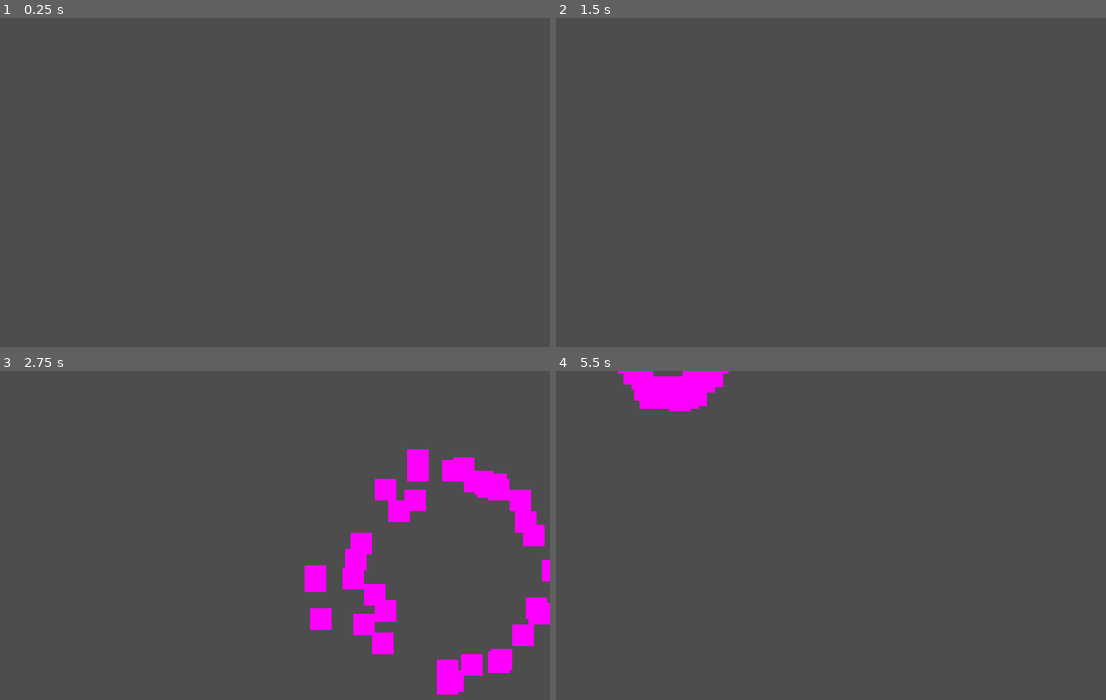
Above: before the commit, frames 1-4 (two rows, left to right).
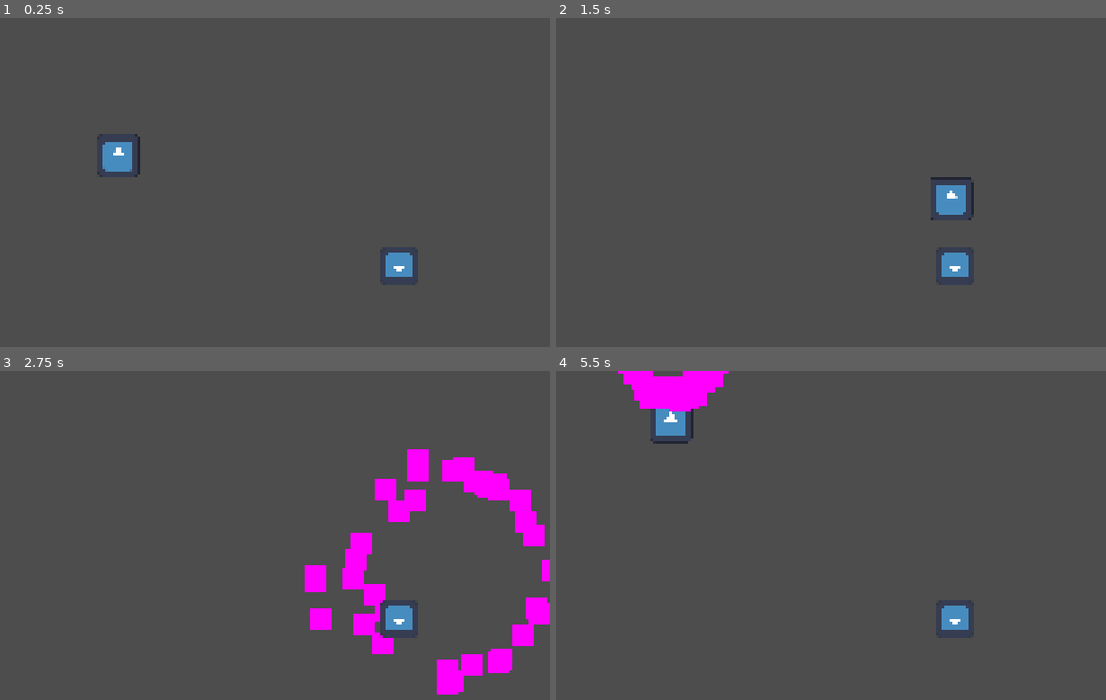
Above: after the commit, the same moments.

Repository: Gabriel-Bessa2/taca-la-foga
Game: Godot game, scene res://stages/test_level.tscn
Same seed, same stepped clock (60 frames per second), same inputs: the game is played once before the commit and once after it. The engine's default icon, where the game draws it, is replaced by a stand-in: a white triangle on a blue panel in a dark square.
Inputs:
- Up to frame 1 (0.25 s): no input
- Up to frame 2 (1.5 s): tap Enter at 0.5 s; hold Right (right) 0.53-1.28 s; tap X (cash_parry) at 0.6 s; hold Down (down) from 1.28 s (still down); tap Z (flamethrower) at 1.35 s
- Up to frame 3 (2.75 s): tap Space at 2 s; release Down (down) at 2.03 s; hold Right (right) from 2.03 s (still down); tap X (cash_parry) at 2.1 s
- Up to frame 4 (5.5 s): release Right (right) at 2.78 s; hold Up (up) 2.78-3.53 s; tap Z (flamethrower) at 2.85, 4.35 s; tap Enter at 3.5 s; hold Left (left) 3.53-5.03 s; tap X (cash_parry) at 3.6, 5.1 s; tap Space at 5 s; hold Down (down) from 5.03 s (still down)

The runs differ from the first frame. In frame 1, 0.9% of the frame differs, in the area x 17-76%, y 35-82%; in frame 2, 1.0%, in the area x 68-76%, y 48-82%; in frame 3, 0.5%; in frame 4, 0.9%.
Error after the commit: Invalid access to property or key 'position' on a base object of type 'Nil'. (res://Enemies/enemy.gd:42)

Commit message:
Enemy pathfinding + hitbox + hurtbox

Diff:
--- a/Enemies/enemy.gd
+++ b/Enemies/enemy.gd
@@ -1,15 +1,80 @@
 class_name Enemy
 extends CharacterBody2D
 
-var health: int
-var moneyDrop: int
+@export var health: int = 10
+@export var moneyDrop: int = 1
+@export var dmg: int = 1
+@export var speed: int = 50
 var moneyMultiplier: int = 1
-var isAttacking: bool = false
-var state: String
+
+enum ENEMY_STATES {ALIVE, FOLLOWING, DEAD, HURT, LOAD_ATTACK, ATTACKING}
+var current_state: ENEMY_STATES
+
+@onready var navigation_agent: NavigationAgent2D = $NavigationAgent2D
+@export var target: Player
+
+@export var sight_range: float = 100
+@export var attack_range: float = 30
+
+@onready var timer: Timer = $Timer
+
+func _ready():
+	current_state = ENEMY_STATES.ALIVE
+	navigation_agent.path_desired_distance = attack_range
+	navigation_agent.target_desired_distance = attack_range
+
+func _process(delta):
+	match current_state:
+		ENEMY_STATES.ALIVE:
+			pass
+		ENEMY_STATES.FOLLOWING:
+			pass
+		ENEMY_STATES.DEAD:
+			pass
+		ENEMY_STATES.HURT:
+			pass
+		ENEMY_STATES.ATTACKING:
+			pass
+
+func _physics_process(delta):
+	match current_state:
+		ENEMY_STATES.ALIVE:
+			if(position.distance_to(target.position) < sight_range):
+				current_state = ENEMY_STATES.FOLLOWING
+		ENEMY_STATES.FOLLOWING:
+			handle_navigation()
+		ENEMY_STATES.DEAD:
+			pass
+		ENEMY_STATES.HURT:
+			pass
+		ENEMY_STATES.LOAD_ATTACK:
+			pass
+		ENEMY_STATES.ATTACKING:
+			#print("Attack")
+			current_state = ENEMY_STATES.FOLLOWING
+
+func handle_navigation() -> void:
+	call_deferred("actor_setup")
+	if (!navigation_agent.is_navigation_finished()):
+		var current_agent_position: Vector2 = global_position
+		var next_path_position: Vector2 = navigation_agent.get_next_path_position()
+
+		velocity = current_agent_position.direction_to(next_path_position) * speed
+		move_and_slide()
+	elif (navigation_agent.is_target_reached()):
+		current_state = ENEMY_STATES.LOAD_ATTACK
+		timer.start()
+
+func actor_setup():
+	await get_tree().physics_frame
+	set_movement_target(target.position)
+
+func set_movement_target(movement_target: Vector2):
+	navigation_agent.target_position = movement_target
 
 func damage(damageTaken: int):
 	health = max(health - damageTaken, 0)
 	if health == 0:
-		state = "dead"
+		current_state = ENEMY_STATES.DEAD
 	else:
-		state = "hurt"
+		current_state = ENEMY_STATES.HURT
--- /dev/null
+++ b/Enemies/scripts/CharacterBody2D.gd
@@ -0,0 +1,35 @@
+extends CharacterBody2D
+
+var movement_speed: float = 200.0
+var movement_target_position: Vector2 = Vector2(68.0,58.0)
+
+@onready var navigation_agent: NavigationAgent2D = $NavigationAgent2D
+
+func _ready():
+	# These values need to be adjusted for the actor's speed
+	# and the navigation layout.
+	navigation_agent.path_desired_distance = 4.0
+	navigation_agent.target_desired_distance = 4.0
+
+	# Make sure to not await during _ready.
+	call_deferred("actor_setup")
+
+func actor_setup():
+	# Wait for the first physics frame so the NavigationServer can sync.
+	await get_tree().physics_frame
+
+	# Now that the navigation map is no longer empty, set the movement target.
+	set_movement_target(movement_target_position)
+
+func set_movement_target(movement_target: Vector2):
+	navigation_agent.target_position = movement_target
+
+func _physics_process(delta):
+	if navigation_agent.is_navigation_finished():
+		return
+
+	var current_agent_position: Vector2 = global_position
+	var next_path_position: Vector2 = navigation_agent.get_next_path_position()
+
+	velocity = current_agent_position.direction_to(next_path_position) * movement_speed
+	move_and_slide()
--- a/Enemies/test_enemy/test_enemy.gd
+++ b/Enemies/test_enemy/test_enemy.gd
@@ -1,13 +1,42 @@
 class_name TestEnemy
 extends Enemy
 
+@onready var hit_area = $HitArea
+@onready var sprite_2d = $HitArea/Sprite2D
+
 func _ready():
+	super()
 	health = 100
 	moneyDrop = 10
-	isAttacking = true
 
-func _process(_delta):
-	print_debug(health)
-	if state == "dead":
-		print_debug(moneyDrop*moneyMultiplier)
-		queue_free()
+func _physics_process(_delta):
+	super(_delta)
+	if(abs(position.direction_to(target.position).x) > abs(position.direction_to(target.position).y)):
+		hit_area.rotation_degrees = -180 if (position.direction_to(target.position).x / abs(position.direction_to(target.position).x)) <= 0 else 0
+	else:
+		hit_area.rotation_degrees = 90 * (position.direction_to(target.position).y / abs(position.direction_to(target.position).y))
+
+	#print_debug(health)
+	match current_state:
+		ENEMY_STATES.ALIVE:
+			pass
+		ENEMY_STATES.FOLLOWING:
+			hit_area.visible = false
+			#hit_area.monitorable = false
+		ENEMY_STATES.DEAD:
+			pass
+		ENEMY_STATES.HURT:
+			queue_free()
+		ENEMY_STATES.LOAD_ATTACK:
+			hit_area.visible = true
+			#hit_area.monitorable = true
+		ENEMY_STATES.ATTACKING:
+			#hit_area.layer
+			pass
+
+func _on_timer_timeout():
+	current_state = ENEMY_STATES.ATTACKING
+
+func _on_hit_area_body_entered(body):
+	if(body is Player):
+		body.gethit(dmg)
--- a/Enemies/test_enemy/test_enemy.tscn
+++ b/Enemies/test_enemy/test_enemy.tscn
@@ -1,11 +1,47 @@
-[gd_scene load_steps=3 format=3 uid="uid://bg4at2sl2np05"]
+[gd_scene load_steps=5 format=3 uid="uid://bg4at2sl2np05"]
 
 [ext_resource type="Script" path="res://Enemies/test_enemy/test_enemy.gd" id="1_i1nf0"]
+[ext_resource type="Texture2D" uid="uid://bwen7puonvdjj" path="res://icon.svg" id="2_wbqwk"]
 
 [sub_resource type="CircleShape2D" id="CircleShape2D_gb64u"]
 
+[sub_resource type="RectangleShape2D" id="RectangleShape2D_rvuer"]
+size = Vector2(15, 28)
+
 [node name="TestEnemy" type="CharacterBody2D"]
+motion_mode = 1
+slide_on_ceiling = false
+wall_min_slide_angle = 0.0
 script = ExtResource("1_i1nf0")
 
 [node name="CollisionShape2D" type="CollisionShape2D" parent="."]
 shape = SubResource("CircleShape2D_gb64u")
+
+[node name="Sprite2D" type="Sprite2D" parent="."]
+rotation = 3.14159
+scale = Vector2(0.109375, 0.109375)
+texture = ExtResource("2_wbqwk")
+
+[node name="NavigationAgent2D" type="NavigationAgent2D" parent="."]
+path_postprocessing = 1
+debug_enabled = true
+
+[node name="Timer" type="Timer" parent="."]
+wait_time = 0.2
+one_shot = true
+
+[node name="HitArea" type="Area2D" parent="."]
+visible = false
+
+[node name="CollisionShape2D" type="CollisionShape2D" parent="HitArea"]
+position = Vector2(18.5, 0)
+shape = SubResource("RectangleShape2D_rvuer")
+
+[node name="Sprite2D" type="Sprite2D" parent="HitArea"]
+modulate = Color(0.639216, 0.0666667, 0.0313726, 1)
+position = Vector2(18.5, -9.53674e-07)
+scale = Vector2(0.117187, 0.21875)
+texture = ExtResource("2_wbqwk")
+
+[connection signal="timeout" from="Timer" to="." method="_on_timer_timeout"]
+[connection signal="body_entered" from="HitArea" to="." method="_on_hit_area_body_entered"]
--- a/player/player/player.gd
+++ b/player/player/player.gd
@@ -72,6 +72,7 @@
 	aimDirection = lerp(aimDirection, aimTargetDirection, 0.4)
 
 func gethit(damage: int):
+	print("ai")
 	#state = PLAYER_STATES.HURT
 
 	hp = max(hp - damage, 0)
@@ -82,3 +83,8 @@
 
 func _on_death_reset_timer_timeout():
 	get_tree().reload_current_scene()
+
+
+func _on_area_2d_area_entered(area):
+	#print(area)
+	pass
--- a/player/player/player.tscn
+++ b/player/player/player.tscn
@@ -1,6 +1,7 @@
-[gd_scene load_steps=3 format=3 uid="uid://bql0nqi4l7dw3"]
+[gd_scene load_steps=4 format=3 uid="uid://bql0nqi4l7dw3"]
 
 [ext_resource type="Script" path="res://player/player/player.gd" id="1_bu8vp"]
+[ext_resource type="Texture2D" uid="uid://bwen7puonvdjj" path="res://icon.svg" id="2_kbhbv"]
 
 [sub_resource type="CircleShape2D" id="CircleShape2D_i62y1"]
 radius = 8.0
@@ -8,11 +9,16 @@
 [node name="Player" type="CharacterBody2D"]
 script = ExtResource("1_bu8vp")
 
+[node name="Area2D" type="Area2D" parent="."]
+
+[node name="Collision" type="CollisionShape2D" parent="Area2D"]
+shape = SubResource("CircleShape2D_i62y1")
+
 [node name="Collision" type="CollisionShape2D" parent="."]
 shape = SubResource("CircleShape2D_i62y1")
 
-[node name="DeathResetTimer" type="Timer" parent="."]
-wait_time = 0.5
-one_shot = true
+[node name="Sprite2D" type="Sprite2D" parent="."]
+scale = Vector2(0.125, 0.125)
+texture = ExtResource("2_kbhbv")
 
-[connection signal="timeout" from="DeathResetTimer" to="." method="_on_death_reset_timer_timeout"]
+[connection signal="area_entered" from="Area2D" to="." method="_on_area_2d_area_entered"]
--- a/project.godot
+++ b/project.godot
@@ -19,7 +19,7 @@
 
 window/size/viewport_width=256
 window/size/viewport_height=144
-window/size/mode=3
+window/size/mode=2
 window/stretch/mode="viewport"
 
 [input]
--- /dev/null
+++ b/stages/enemy_navigation_test.tscn
@@ -0,0 +1,24 @@
+[gd_scene load_steps=4 format=3 uid="uid://b54k6botwgcr3"]
+
+[ext_resource type="PackedScene" uid="uid://bg4at2sl2np05" path="res://Enemies/test_enemy/test_enemy.tscn" id="2_ovsiu"]
+[ext_resource type="PackedScene" uid="uid://bql0nqi4l7dw3" path="res://player/player/player.tscn" id="3_t1xj1"]
+
+[sub_resource type="NavigationPolygon" id="NavigationPolygon_457md"]
+vertices = PackedVector2Array(250, 139, 5, 139, 5, 4, 250, 4)
+polygons = Array[PackedInt32Array]([PackedInt32Array(0, 1, 2, 3)])
+outlines = Array[PackedVector2Array]([PackedVector2Array(5, 4, 250, 4, 250, 139, 5, 139)])
+source_geometry_group_name = &"navigation_polygon_source_group"
+agent_radius = 0.0
+
+[node name="EnemyNavigationTest" type="Node2D"]
+
+[node name="NavigationRegion2D" type="NavigationRegion2D" parent="."]
+navigation_polygon = SubResource("NavigationPolygon_457md")
+
+[node name="Player" parent="." instance=ExtResource("3_t1xj1")]
+position = Vector2(52, 81)
+
+[node name="TestEnemy" parent="." node_paths=PackedStringArray("target") instance=ExtResource("2_ovsiu")]
+position = Vector2(218, 38)
+target = NodePath("../Player")
+attack_range = 20.0
Not shown, added: stages/ene7877.tmp
Not shown, added: stages/eneF58E.tmp
